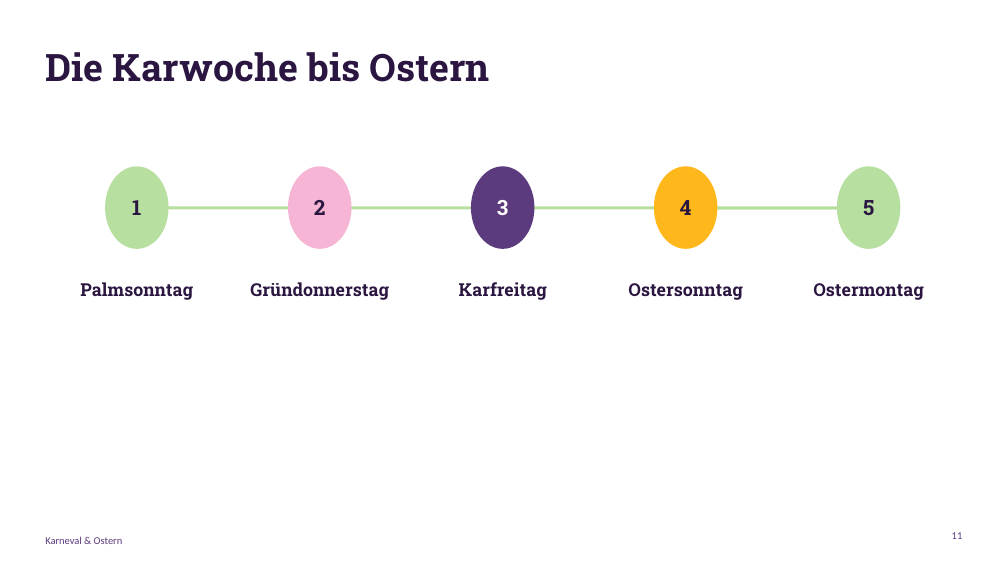
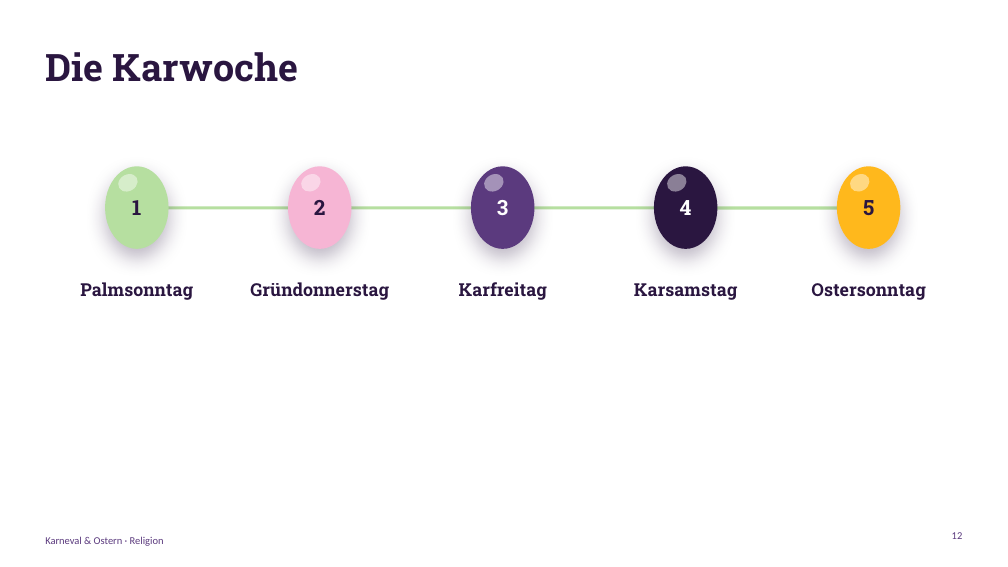
Before and after one commit to Flxrian/Erinnerung, a slide deck: slide 12 of Karneval_und_Ostern.pptx (slide 11 before the commit). Drawn at 1008x567 pixels with LibreOffice and Linux fonts; fonts in the diff are those of the drawing. Boxes give left, top, right and bottom in pixels: in the first picture for what was removed or moved away, otherwise in the second. Text is boxed around its words. In the diff, an @@ line names an element or a change of style, - is before the commit and + after.

```diff
--- a/Karneval_und_Ostern.pptx
+++ b/Karneval_und_Ostern.pptx
@@ title at (x1=45, y1=52, x2=298, y2=82): text changed @@
-Die Karwoche bis Ostern
+Die Karwoche
@@ ellipse added at (x1=115, y1=171, x2=141, y2=195), fill #FFFFFF at 45% opacity @@
@@ ellipse added at (x1=298, y1=171, x2=324, y2=195), fill #FFFFFF at 45% opacity @@
@@ shadow on in 3 elements at (x1=105, y1=166, x2=169, y2=249), (x1=288, y1=166, x2=352, y2=249), (x1=471, y1=166, x2=535, y2=249) @@
@@ ellipse added at (x1=481, y1=171, x2=507, y2=195), fill #FFFFFF at 45% opacity @@
@@ text "4" at (x1=680, y1=200, x2=692, y2=215): text colour #2A1640 to #FFFFFF @@
@@ ellipse at (x1=654, y1=166, x2=718, y2=249): fill #FFB81C to #2A1640; shadow on @@
@@ ellipse added at (x1=664, y1=171, x2=690, y2=195), fill #FFFFFF at 45% opacity @@
@@ ellipse at (x1=837, y1=166, x2=901, y2=249): fill #B6DFA0 to #FFB81C; shadow on @@
@@ ellipse added at (x1=847, y1=171, x2=873, y2=195), fill #FFFFFF at 45% opacity @@
@@ text "Ostersonntag" moved from (x1=628, y1=283, x2=742, y2=300) to (x1=811, y1=283, x2=925, y2=300) @@
@@ text added at (x1=634, y1=283, x2=737, y2=300), 17 pt, text #2A1640, bold @@
+Karsamstag
@@ text removed at (x1=813, y1=283, x2=924, y2=300) @@
-Ostermontag
@@ text at (x1=45, y1=536, x2=164, y2=546): text changed @@
-Karneval & Ostern
+Karneval & Ostern · Religion
```
Also in this commit, not shown: 6 other slides changed, 9 slides added, 6 slides removed.
